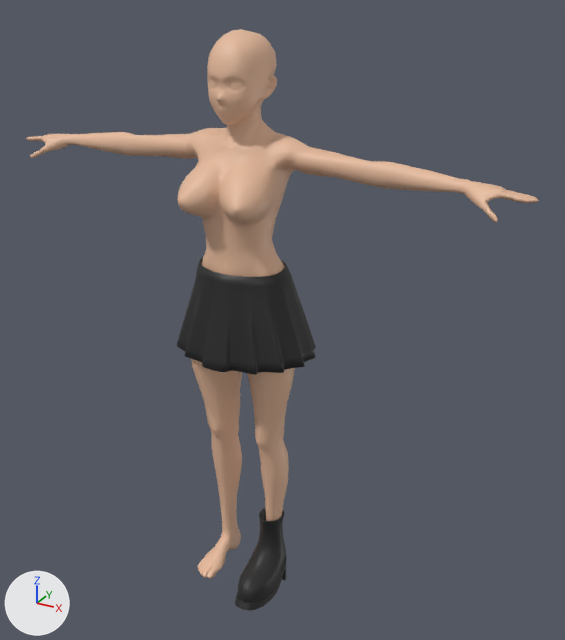
The Blender file GameTemplate/Elzena.blend as it was, and as the next commit left it.
Before and after are seen from a 50 mm lens placed at (1.006, -1.599, 1.629), pointed at (0.081, 0.084, 0.787). The lights are fixed; the arrows at lower left show +X, +Y and +Z.

In view in the first picture: 'スカート', 'ブーツ', '素体'.
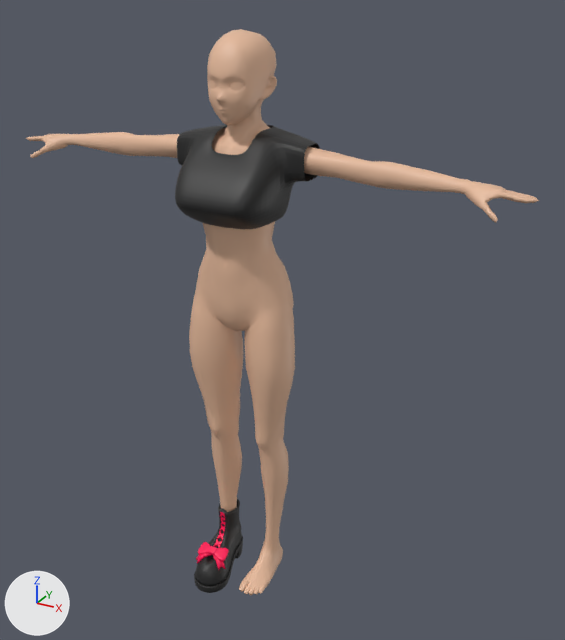
Changed parts and their boxes [x1, y1, x2, y2] in the pictures (565 x 640 px):
'スカート', hidden (black)
    before: [177, 258, 316, 375]
'服', added
    after: [175, 125, 320, 229]
'ブーツ', deleted (black)
    before: [235, 508, 286, 611]
'靴', added (black)
    after: [194, 499, 243, 593]
'リボン上', added
    after: [198, 542, 229, 562]
'靴リボン', added
    after: [213, 512, 226, 548]
'リボン下', added
    after: [196, 553, 226, 570]
'リボン中央', added
    after: [208, 546, 218, 555]

The change, as a diff of the scene's bpy script:
```diff
--- a/GameTemplate/Elzena.blend.py
+++ b/GameTemplate/Elzena.blend.py
@@ ob_スカート @@
 _m = ob_スカート.modifiers.new('ミラー', 'MIRROR')
+ob_スカート.hide_set(True)
@@ ob_ブーツ @@
-ob_ブーツ = bpy.data.objects.new('ブーツ', me_球_002)
@@ ob_靴リボン @@
+ob_靴リボン = bpy.data.objects.new('靴リボン', me_円_008)  # 76 vertices, 77 faces; spans x 0.059..0.0849, y -0.0528..-0.0015, z 0.056..0.1591; in mat_マテリアル_004 (pink #ff0055)
+ob_靴リボン.location = (0.0, 0.002, 0.0)
+ob_靴リボン.scale = (-1.0, 1.0, 1.0)
@@ ob_リボン下 @@
+ob_リボン下 = bpy.data.objects.new('リボン下', me_立方体_002)  # 21 vertices, 18 faces; spans x -0.0487..0.0, y -0.038..0.0011, z -0.0305..0.0093; in mat_マテリアル (pink #ff0055); modifiers MIRROR
+ob_リボン下.location = (-0.072, -0.064, 0.06)
+ob_リボン下.rotation_euler = (-0.00289, -0.0385, 0.0704)  # degrees (-0.2, -2.2, 4)
+ob_リボン下.scale = (1.05, 1.05, 1.05)
@@ ob_リボン中央 @@
+ob_リボン中央 = bpy.data.objects.new('リボン中央', me_平面_001)  # 17 vertices, 12 faces; spans x -0.0171..0.0, y -0.3338..-0.3106, z -0.0081..0.0099; in mat_マテリアル (pink #ff0055); modifiers MIRROR, SUBSURF
+ob_リボン中央.location = (-0.085, 0.251, 0.123)
+ob_リボン中央.rotation_euler = (0.173, -0.0672, 0.0337)  # degrees (10, -3.9, 1.9)
+ob_リボン中央.scale = (1.01, 1.01, 1.01)
@@ ob_リボン上 @@
+ob_リボン上 = bpy.data.objects.new('リボン上', me_平面)  # 26 vertices, 24 faces; spans x -0.0483..0.0, y -0.3639..-0.3071, z -0.0225..0.0081; in mat_マテリアル (pink #ff0055); modifiers MIRROR, SUBSURF
+ob_リボン上.location = (-0.091, 0.222, 0.264)
+ob_リボン上.rotation_euler = (0.597, -0.0715, 0.0163)  # degrees (34, -4.1, 0.9)
+ob_リボン上.scale = (1.05, 1.05, 1.05)
@@ ob_靴 @@
+ob_靴 = bpy.data.objects.new('靴', me_円_005)  # 1053 vertices, 995 faces; spans x 0.019..0.125, y -0.14..0.085, z -0.033..0.171; in mat_clothes_001 (black #2e2e2e); modifiers SOLIDIFY
+ob_靴.location = (0.0, 0.0, 0.0)
+ob_靴.scale = (-1.0, 1.0, 1.0)
@@ ob_服 @@
+ob_服 = bpy.data.objects.new('服', me_立方体)  # 62 vertices, 50 faces; spans x -0.183..0.0, y -0.144..0.115, z -0.052..0.174; in mat_clothes (black #2e2e2e); modifiers MIRROR, SOLIDIFY, SUBSURF
+ob_服.location = (0.0, 0.0, 1.121)
```
